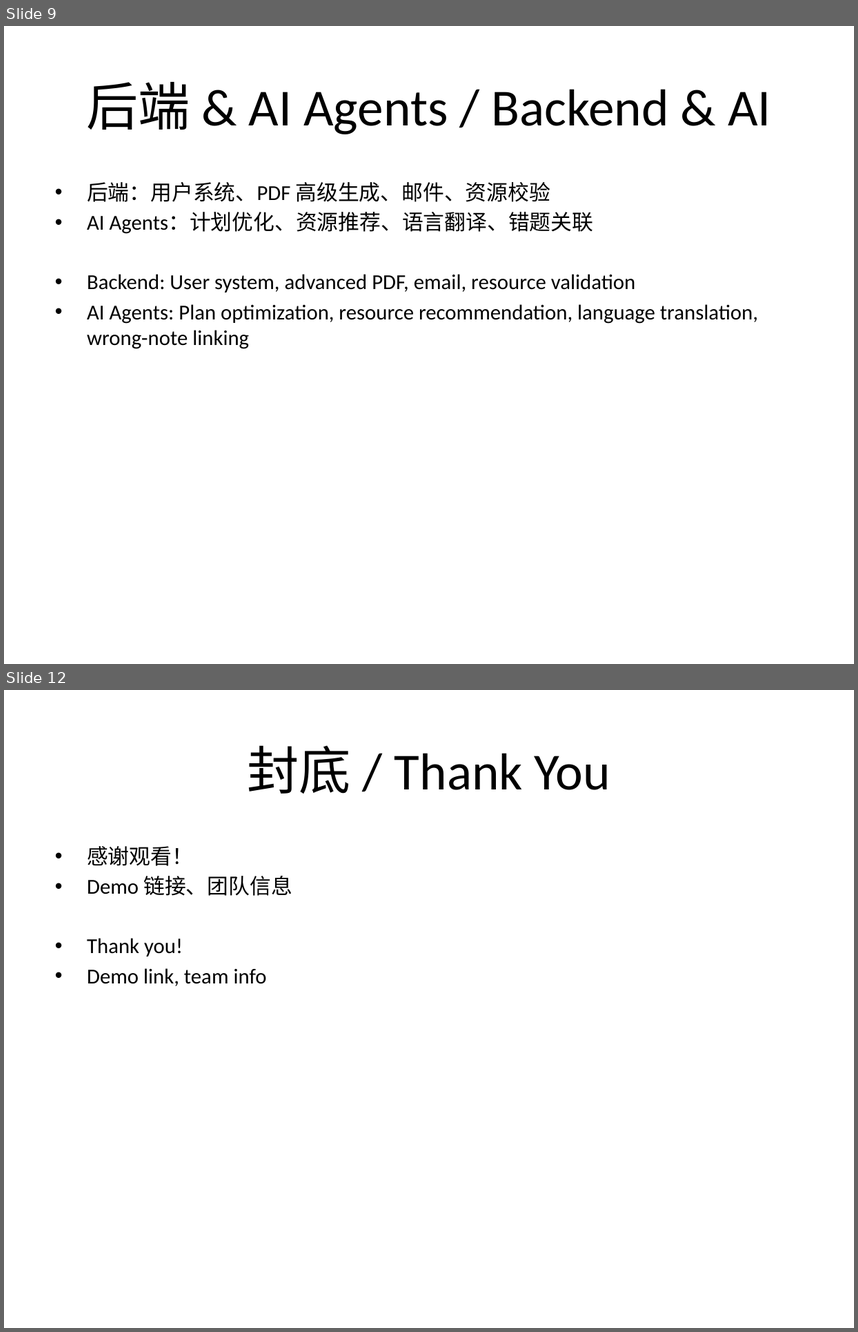
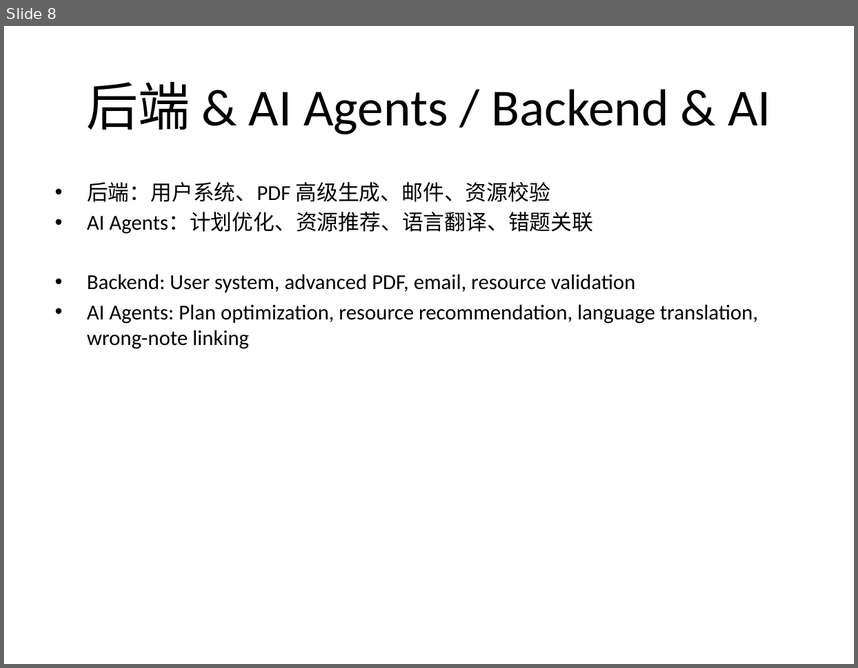
Before and after one commit to Group-B-gogogo/Kernel-ridge-regression, a slide deck: AI application/Final_Exam_Study_Plan_Tool.pptx. Shown one above the other, each under a label of ours: slides 9 and 12 before the commit, slide 8 after it; the slides between them are not shown. The pictures are 858x1332 and 858x668 pixels, drawn with LibreOffice and Linux fonts; fonts in the diff are those of the drawing. Boxes give left, top, right and bottom in pixels: in the first picture for what was removed or moved away, otherwise in the second. Text is boxed around its words. In the diff, an @@ line names an element or a change of style, - is before the commit and + after.

```diff
--- a/AI application/Final_Exam_Study_Plan_Tool.pptx
+++ b/AI application/Final_Exam_Study_Plan_Tool.pptx
@@ slide 12 removed at [4, 690, 854, 1328], background #FFFFFF @@
@@ title removed at [247, 745, 611, 793] @@
-封底 / Thank You
@@ text removed at [87, 846, 292, 986] @@
-• 感谢观看！
-• Demo 链接、团队信息
-• Thank you!
-• Demo link, team info
@@ what was slide 9 is now slide 8 @@
```
Also in this commit, not shown: 1 slide changed, 1 slide added, 2 other slides removed.
